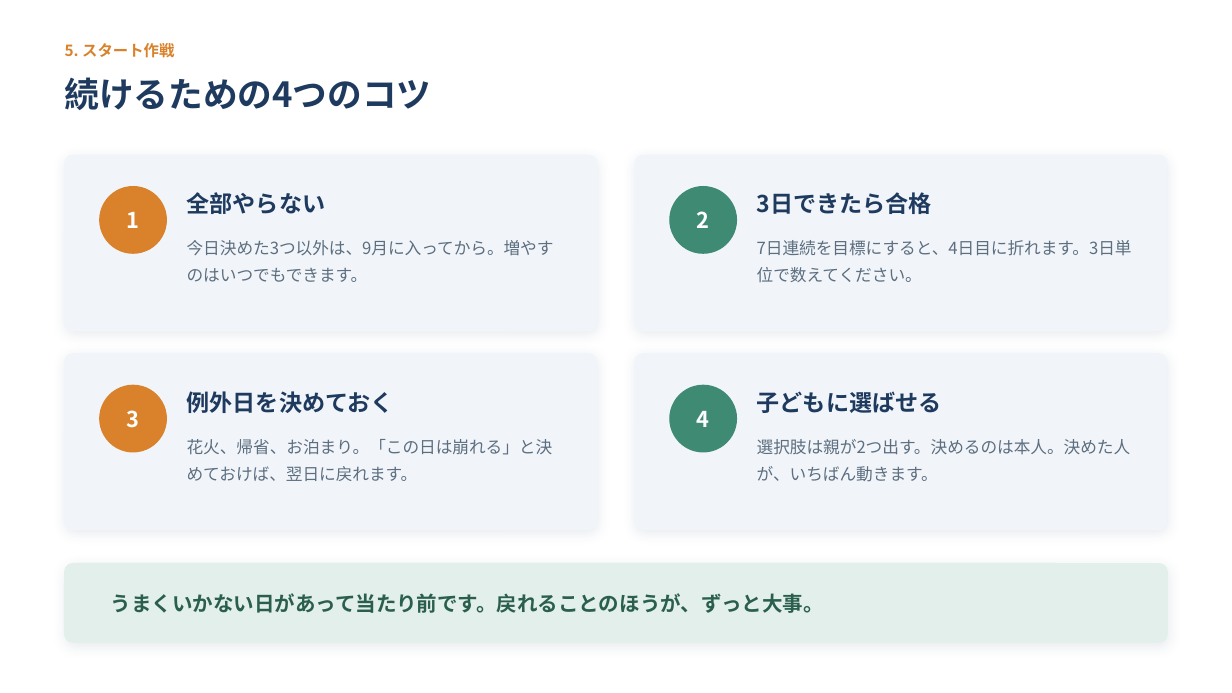
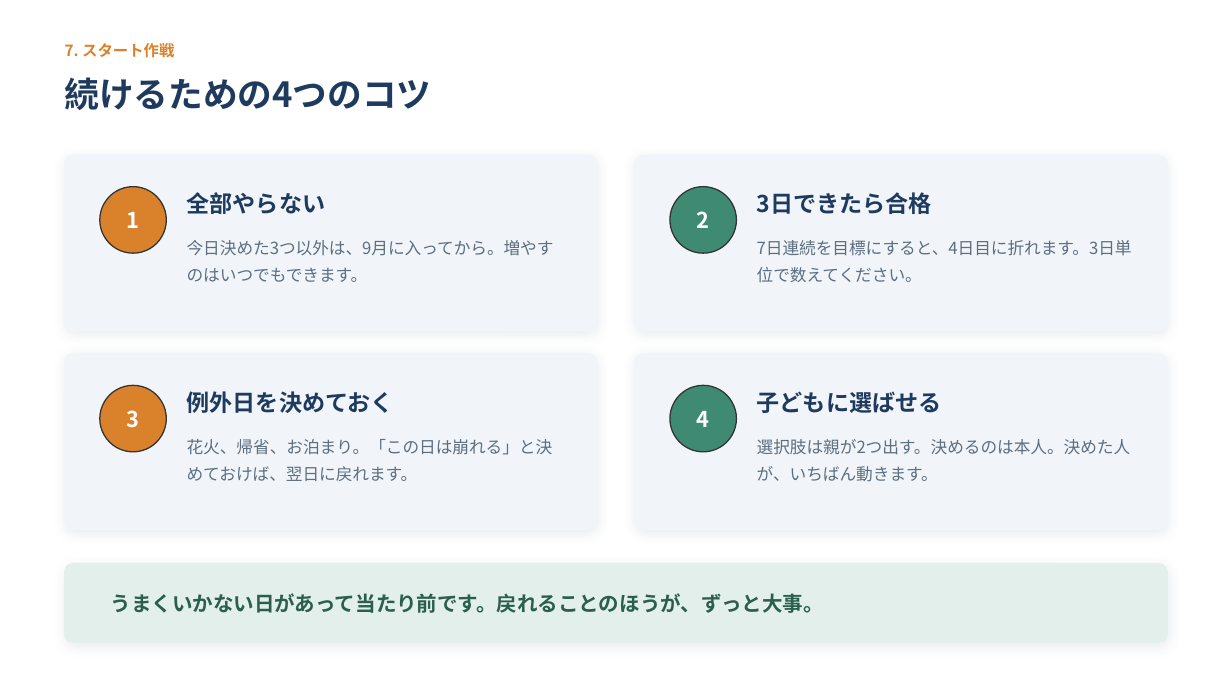
Before and after one commit to xxhmannasuimhxx/-, a slide deck: slide 37 of 夏休みの終わり_第2回_食と生活リズムの整え方.pptx (slide 28 before the commit). Drawn at 1232x693 pixels with LibreOffice and Linux fonts; fonts in the diff are those of the drawing. Boxes give left, top, right and bottom in pixels: in the first picture for what was removed or moved away, otherwise in the second. Text is boxed around its words. In the diff, an @@ line names an element or a change of style, - is before the commit and + after.

```diff
--- a/夏休みの終わり_第2回_食と生活リズムの整え方.pptx
+++ b/夏休みの終わり_第2回_食と生活リズムの整え方.pptx
@@ text at (x1=65, y1=43, x2=174, y2=58): text changed @@
-5. スタート作戦
+7. スタート作戦
@@ ellipse at (x1=100, y1=187, x2=166, y2=253): outline #D9822B 1 pt to #333333 1 pt @@
@@ ellipse at (x1=670, y1=187, x2=737, y2=253): outline #3F8A72 1 pt to #333333 1 pt @@
@@ ellipse at (x1=100, y1=385, x2=166, y2=452): outline #D9822B 1 pt to #333333 1 pt @@
@@ ellipse at (x1=670, y1=385, x2=737, y2=452): outline #3F8A72 1 pt to #333333 1 pt @@
```
Also in this commit, not shown: 18 other slides changed, 20 slides added, 9 slides removed, 1 other file.
